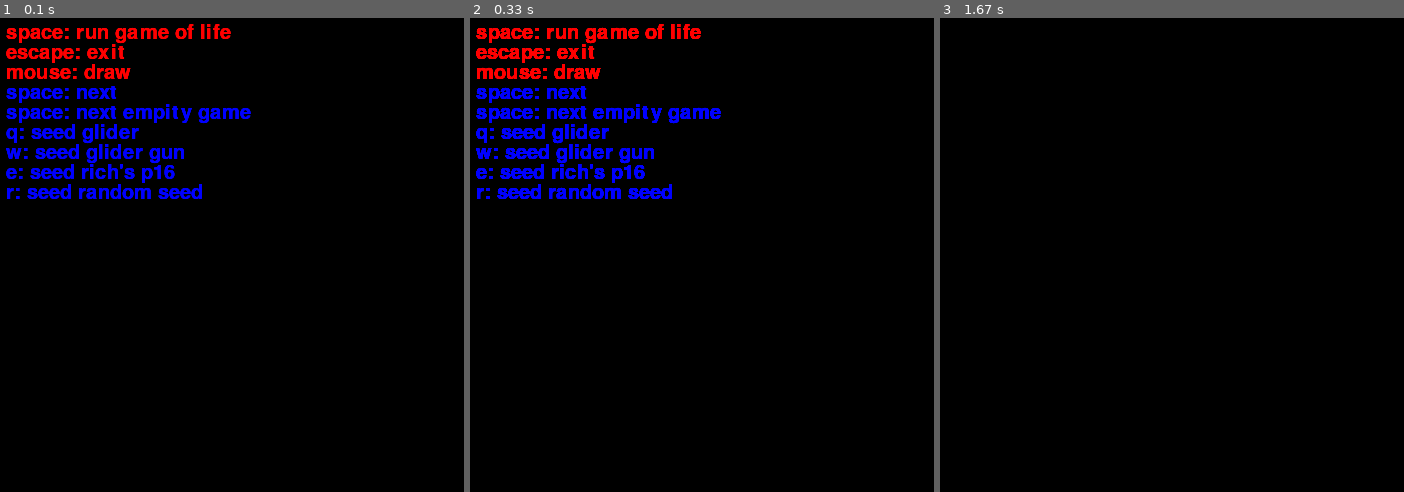
Above: before the commit, frames 1-3 (left to right).
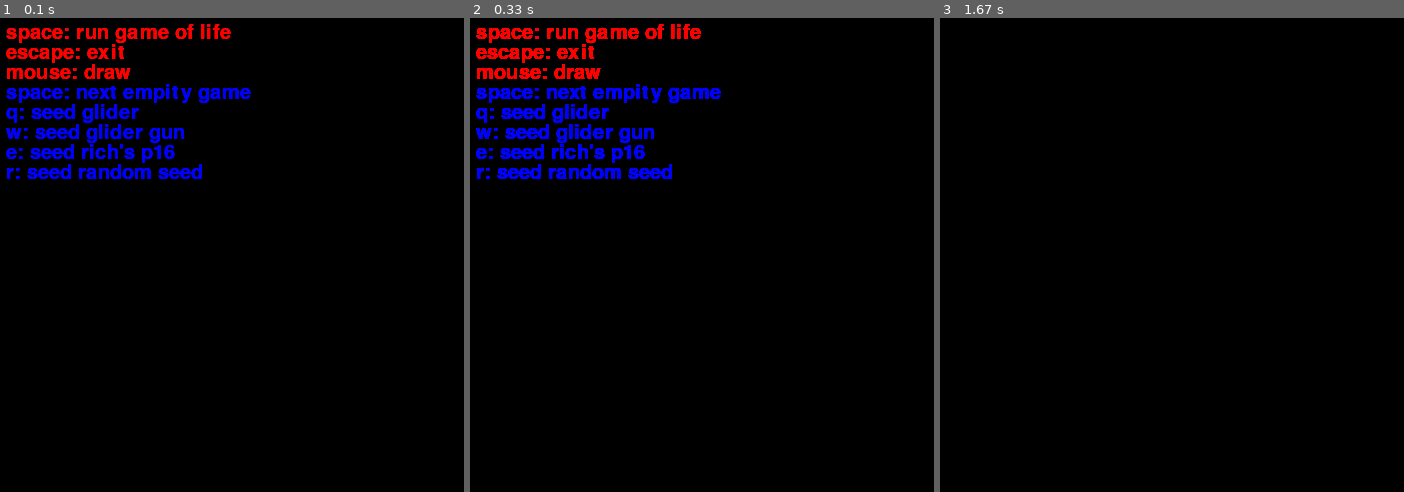
Above: after the commit, the same moments.

Repository: srBruning/PyGameOfLife
Game: pygame game, started from simulador.py
The game is run twice, just before and just after one commit, with the same random seed, the same clock (stepped at 60 frames per second) and the same inputs.
Inputs:
- Up to frame 1 (0.1 s): no input
- Up to frame 2 (0.33 s): no input
- Up to frame 3 (1.67 s): tap Space at 0.33, 1.23, 1.53 s

The runs differ from the first frame. In frame 1, 4.0% of the frame differs, in the area x 1-55%, y 13-39%; in frame 2, 3.8%; in frame 3, nothing differs.

Commit message:
Add execution images

Diff:
--- a/simulador.py
+++ b/simulador.py
@@ -6,12 +6,9 @@
 
 WHITE = (255, 255, 255)
 
-# plano vazio
-SEED = gseed.random_game()
-
 pygame.init()
-
 screen = pygame.display.set_mode((550, 550))
+pygame.display.set_caption('PyGame of Life')
 
 def draw_matrix(matrix):
     '''
@@ -80,7 +77,6 @@
     txtMenu.append(font.render('space: run game of life', True, (255,0,0)))
     txtMenu.append(font.render('escape: exit', True, (255,0,0)))
     txtMenu.append(font.render('mouse: draw', True, (255,0,0)))
-    txtMenu.append(font.render('space: next', True, (0,0,255)))
 
     txtMenu.append(font.render('space: next empity game', True, (0,0,255)))
     txtMenu.append(font.render('q: seed glider', True, (0,0,255)))
@@ -111,8 +107,7 @@
                 loop_game(gseed.richs_p16())
             elif event.key == pygame.K_r:
                 loop_game(gseed.random_game())
-            else:
-                print(event.key)
+            elif (event.key == pygame.K_SPACE):
                 loop_game(gseed.empty_seed())
         pygame.display.flip()
         time.sleep(0.03)
Binary file added: images/game.jpg
Binary file added: images/menu.jpg
